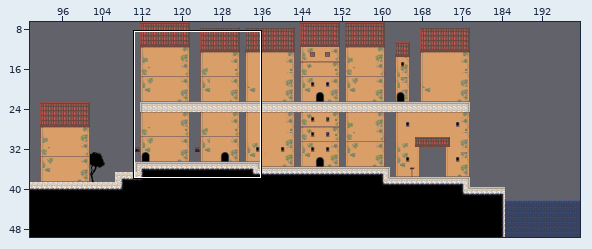
Tiled map: AngryCastle/levels/grema_01.tmx. Above: a wide view before the commit, with the close-up outlined.
Close-up. Old version:
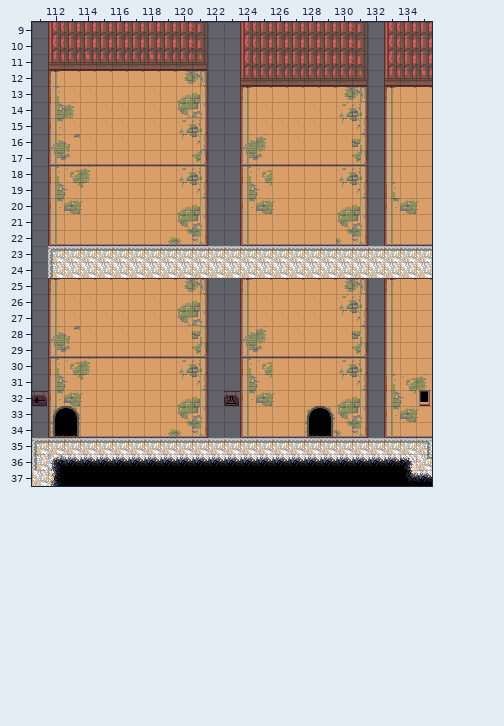
Cells are 16x16 px. Shown: x 111..135, y 9..37. The commit also changed other parts of the map, which this record leaves out.
The result:
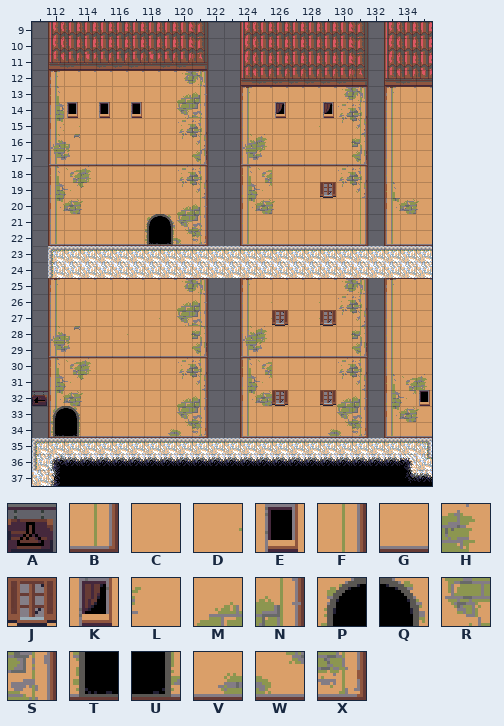
Key: from "Olaf_tileset": A 203, B 577, C 581, D 582, E 608, F 609, G 612, H 644, J 704, K 705, L 708, M 710, N 711, P 736, Q 737, R 742, S 743, T 768, U 769, V 773, W 774, X 775.
_ is an empty cell.
Tiles replaced or removed in this view: A, C, D, G, H, L, M, N, P, Q, R, S, T, U, V, W, X.
Change:
Changed rows in their new state; . is an unchanged cell.
Layer "BackgroundLayer":
first column x 113:
14 E.E.E........K..K
first column x 118:
19 ...........J..
20 ............CF
21 PQ..........CF
22 TU..........GB
first column x 126:
27 J..J
first column x 123:
32 _..J..J
33 .....CC
34 .....GV
